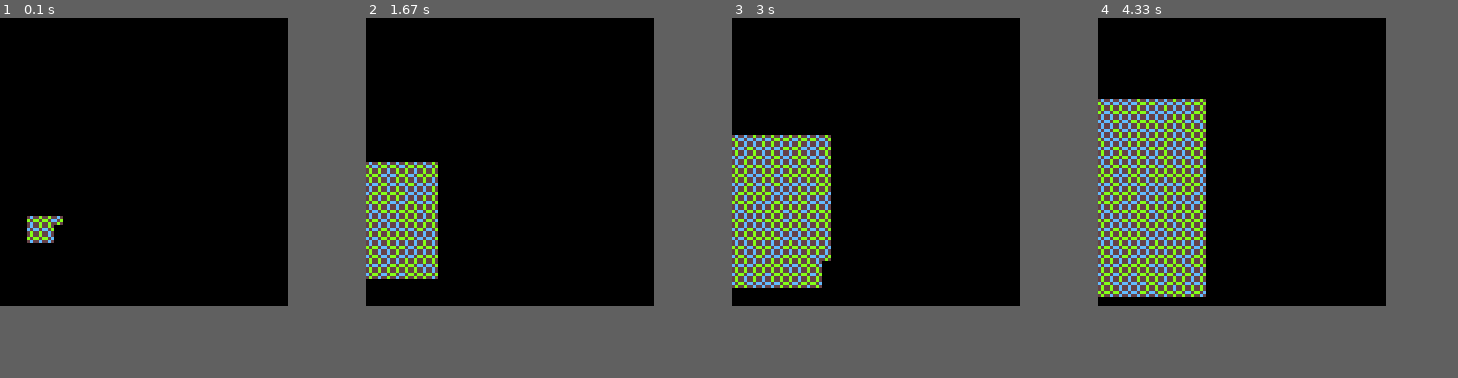
Above: before the commit, frames 1-4 (left to right).
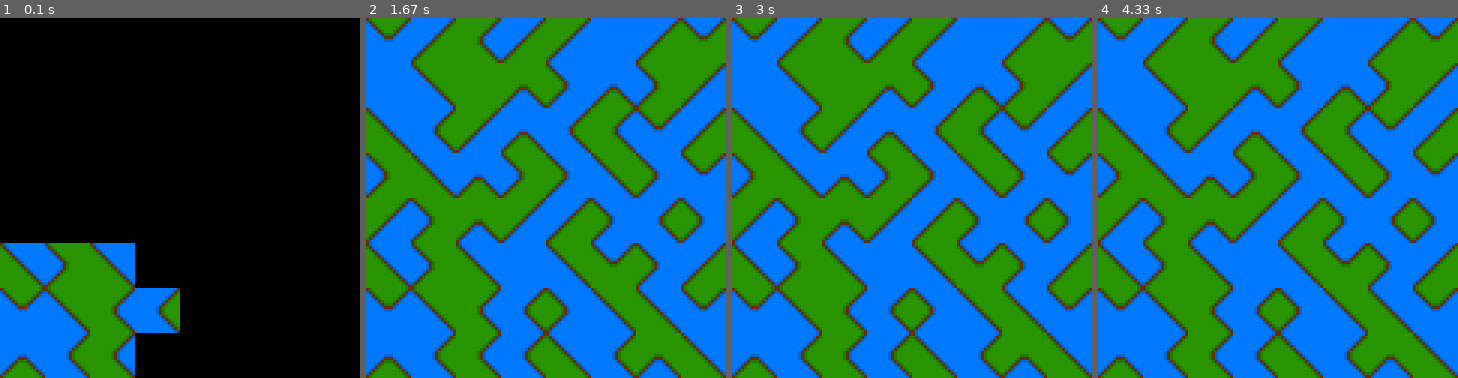
Above: after the commit, the same moments.

Repository: Nibormik/Bleder-Wavefuction-collapse
Game: pygame game, started from WFC_TEST/Pygame visulize.py
Two runs of this game, one before a commit and one after it. Both use one fixed random seed, a clock stepped at 60 frames per second and the inputs below.
Inputs:
- Up to frame 1 (0.1 s): no input
- Up to frame 2 (1.67 s): no input
- Up to frame 3 (3 s): no input
- Up to frame 4 (4.33 s): no input
In our replay, the window is 96x96 before the commit and 120x120 after it. These sizes can differ from the game's own. Grey fills any space a smaller window leaves; there, only what the larger window draws over its background counts as a difference.

The runs differ from the first frame. In frame 1, 16% of the frame differs, in the area x 0-50%, y 55-100%; in frame 2, 82%, in the area x 0-100%, y 0-100%; in frame 3, 82%; in frame 4, 82%.

Commit message:
sprite test

Diff:
--- /dev/null
+++ b/WFC_TEST/Cells_image.json
@@ -0,0 +1,142 @@
+[
+    {
+        "Name": "1211",
+        "key": [
+            "1",
+            "2",
+            "1",
+            "1"
+        ],
+        "image": "./Tiles/1.png"
+    },
+    {
+        "Name": "1121",
+        "key": [
+            "1",
+            "1",
+            "2",
+            "1"
+        ],
+        "image": "./Tiles/2.png"
+    },
+    {
+        "Name": "1112",
+        "key": [
+            "1",
+            "1",
+            "1",
+            "2"
+        ],
+        "image": "./Tiles/3.png"
+    },
+    {
+        "Name": "2111",
+        "key": [
+            "2",
+            "1",
+            "1",
+            "1"
+        ],
+        "image": "./Tiles/4.png"
+    },
+    {
+        "Name": "1221",
+        "key": [
+            "1",
+            "2",
+            "2",
+            "1"
+        ],
+        "image": "./Tiles/5.png"
+    },
+    {
+        "Name": "2211",
+        "key": [
+            "2",
+            "2",
+            "1",
+            "1"
+        ],
+        "image": "./Tiles/6.png"
+    },
+    {
+        "Name": "2112",
+        "key": [
+            "2",
+            "1",
+            "1",
+            "2"
+        ],
+        "image": "./Tiles/7.png"
+    },
+    {
+        "Name": "1122",
+        "key": [
+            "1",
+            "1",
+            "2",
+            "2"
+        ],
+        "image": "./Tiles/8.png"
+    },
+    {
+        "Name": "2221",
+        "key": [
+            "2",
+            "2",
+            "2",
+            "1"
+        ],
+        "image": "./Tiles/9.png"
+    },
+    {
+        "Name": "1222",
+        "key": [
+            "1",
+            "2",
+            "2",
+            "2"
+        ],
+        "image": "./Tiles/10.png"
+    },
+    {
+        "Name": "2122",
+        "key": [
+            "2",
+            "1",
+            "2",
+            "2"
+        ],
+        "image": "./Tiles/11.png"
+    },
+    {
+        "Name": "2212",
+        "key": [
+            "2",
+            "2",
+            "1",
+            "2"
+        ],
+        "image": "./Tiles/12.png"
+    },
+    {
+        "Name": "1111",
+        "key": [
+            "1",
+            "1",
+            "1",
+            "1"
+        ],
+        "image": "./Tiles/17.png"
+    },
+    {
+        "Name": "2222",
+        "key": [
+            "2",
+            "2",
+            "2",
+            "2"
+        ],
+        "image": "./Tiles/18.png"
+    }
+]
--- a/WFC_TEST/Pygame visulize.py
+++ b/WFC_TEST/Pygame visulize.py
@@ -7,9 +7,9 @@
 
 pygame.init()
 
-SIZE = (32,32)
-CELL_SET = "./Cells3.json"
-CELL_SIZE = 3
+SIZE = (8,8)
+CELL_SET = "./Cells_image.json"
+CELL_SIZE = 15
 DISPLAY_SIZE = (SIZE[0]*CELL_SIZE,SIZE[1]*CELL_SIZE)
 flags= []
 DISPLAY = pygame.display.set_mode(DISPLAY_SIZE,pygame.SCALED)
@@ -32,6 +32,13 @@
                 DISPLAY.set_at((posX+x,posY-y+2), tuple(colors[x][y]))
             else:
                 DISPLAY.set_at((posX+x,posY-y+2), (0,0,0))
+def draw_image(pos_X,pos_Y,size):
+    posX = pos_X * size
+    posY = pos_Y * size
+    if WFC.cell_grid[pos_X][pos_Y].Cell:
+        imp = pygame.image.load(WFC.cell_grid[pos_X][pos_Y].Cell["image"]).convert()
+        imp = pygame.transform.rotate(imp,90)
+        DISPLAY.blit(imp, (posX, posY))
 
 while True:
     for event in pygame.event.get():
@@ -47,7 +54,7 @@
         print(f"Iterations {ITER}")
 
     for x,v in enumerate(WFC.cell_grid):
-        for y,V in enumerate(v):
-            draw_pixel(x,y,CELL_SIZE)
+        for y,v in enumerate(v):
+            draw_image(x,y,CELL_SIZE)
 
     pygame.display.update()
--- a/WFC_TEST/make_Cells.py
+++ b/WFC_TEST/make_Cells.py
@@ -2,14 +2,12 @@
 Cells = []
 while True:
     Name = input("Name: ")
-    N = eval(input("N: "))
-    S = eval(input("S: "))
-    E = eval(input("E: "))
-    W = eval(input("W: "))
-    Mesh = None
+    Image = input("Type Image name: ")
     Cells.append({  "Name":Name,
-                    "key":[N,E,S,W]})
+                    "key":list(Name),
+                    "image":"./Tiles/"+Image+".png"})
+
     if input("add another cell?: ")=="n":
         break
-with open("Cells.json", "w") as outfile:
+with open("Cells_image.json", "w") as outfile:
     json.dump(Cells, outfile,indent = 4)
Binary file added: WFC_TEST/Tiles/1.png
Binary file added: WFC_TEST/Tiles/10.png
Binary file added: WFC_TEST/Tiles/11.png
Binary file added: WFC_TEST/Tiles/12.png
Binary file added: WFC_TEST/Tiles/13.png
Binary file added: WFC_TEST/Tiles/14.png
Binary file added: WFC_TEST/Tiles/15.png
Binary file added: WFC_TEST/Tiles/16.png
Binary file added: WFC_TEST/Tiles/17.png
Binary file added: WFC_TEST/Tiles/18.png
Binary file added: WFC_TEST/Tiles/2.png
Binary file added: WFC_TEST/Tiles/3.png
(and 6 more such lines)
